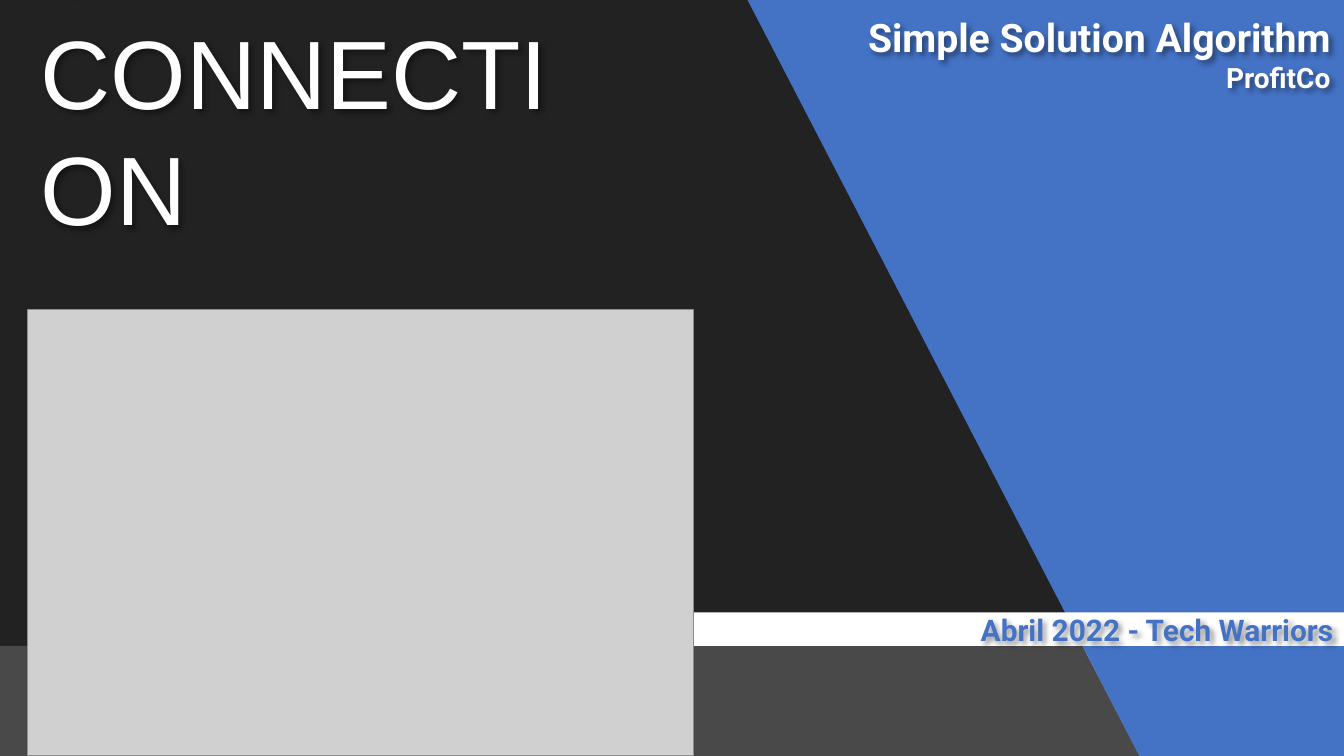
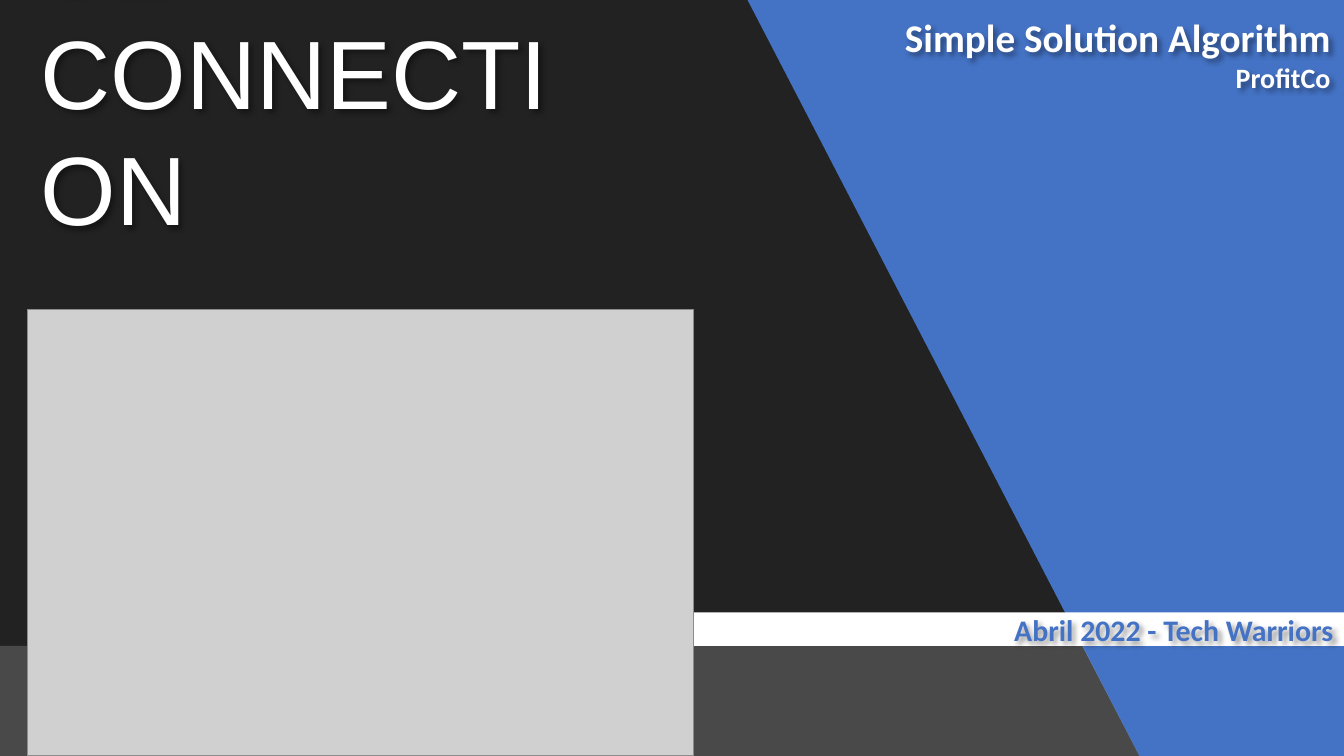
Before and after one commit to tech-warriors-corporation/profitco, a slide deck: slide 1 of presentation.pptx. Drawn at 1344x756 pixels with LibreOffice and Linux fonts; fonts in the diff are those of the drawing; grey boxes stand for pictures. Boxes give left, top, right and bottom in pixels: in the first picture for what was removed or moved away, otherwise in the second. Text is boxed around its words. In the diff, an @@ line names an element or a change of style, - is before the commit and + after.

```diff
--- a/presentation.pptx
+++ b/presentation.pptx
@@ text "Simple Solution Algorithm ProfitCo" at (905,24,1331,88): font Roboto to Calibri @@
@@ text "Abril 2022 - Tech Warriors" at (1014,616,1333,648): font Roboto to Calibri @@
```
Also in this commit, not shown: 5 other slides changed, 1 other file.
